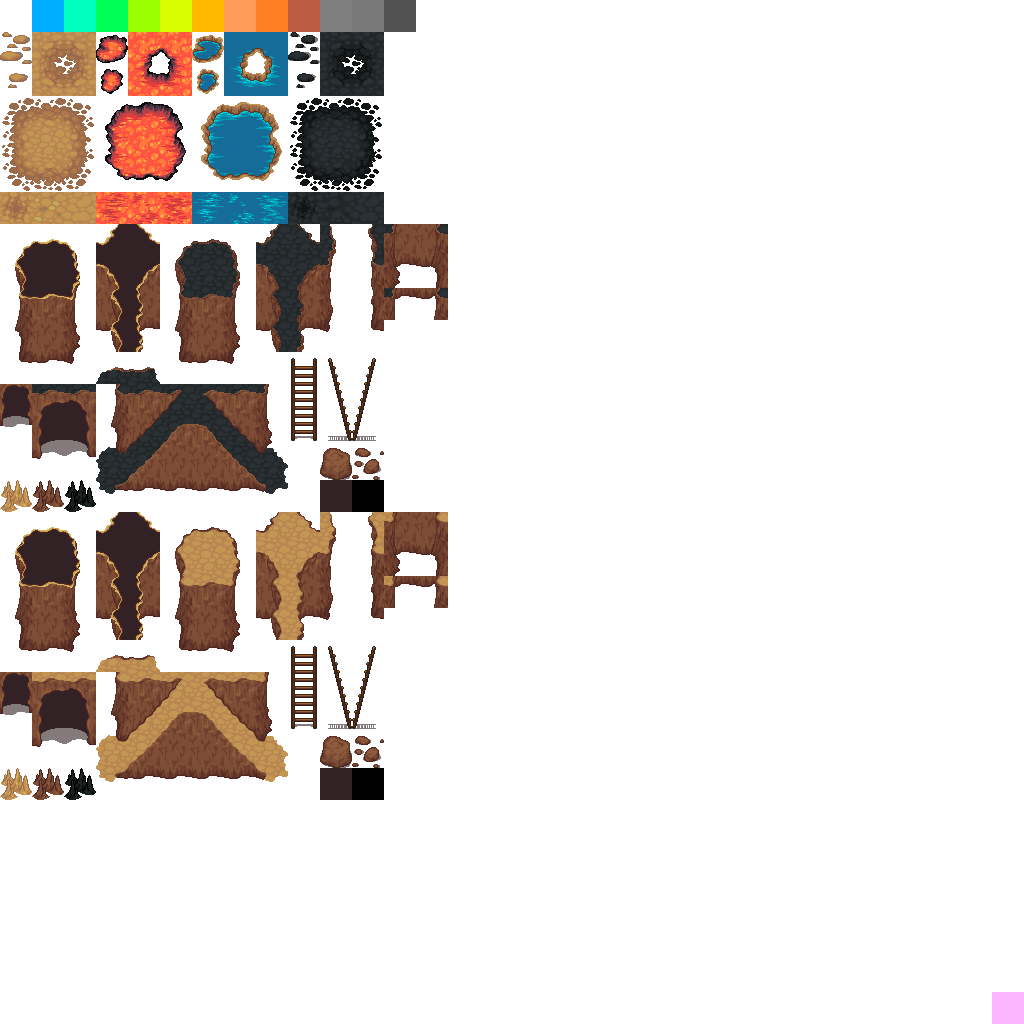
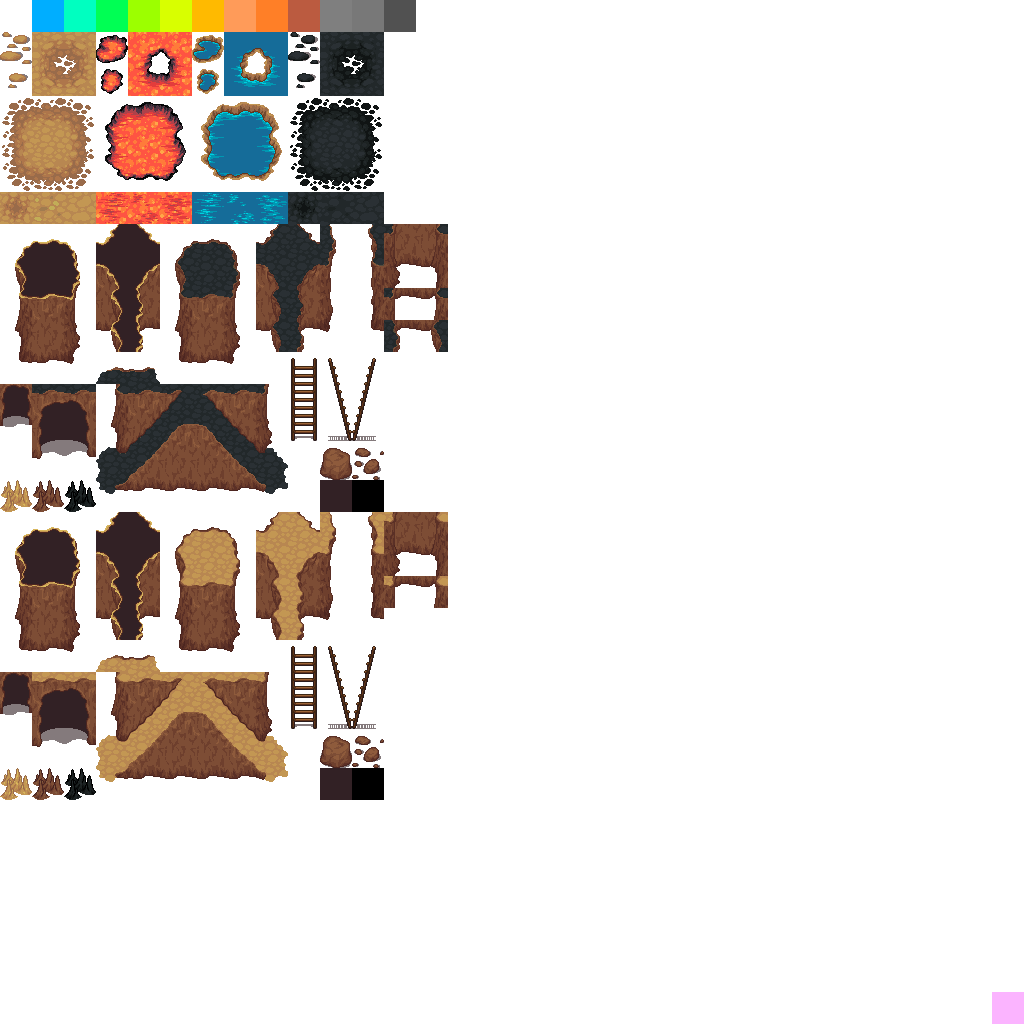
Layered file, before and after one edit (w=1024, h=1024). Changes by layer:
added layer "Layer 27(pasted)" above "Layer 28(pasted)" over left=384, top=320, right=448, bottom=352
added layer "Layer 28(pasted)" above "Mountains7" over left=384, top=320, right=448, bottom=352
added layer "Mounatins6" (1st of 2) above "Mounatins6" over left=384, top=320, right=448, bottom=352
added layer "Mounatins5" (1st of 2) above "Mounatins5" over left=384, top=320, right=448, bottom=352
painted on "Mounatins5" (2nd of 2) over left=384, top=320, right=448, bottom=352
painted on "Layer 1" over left=384, top=320, right=448, bottom=352
